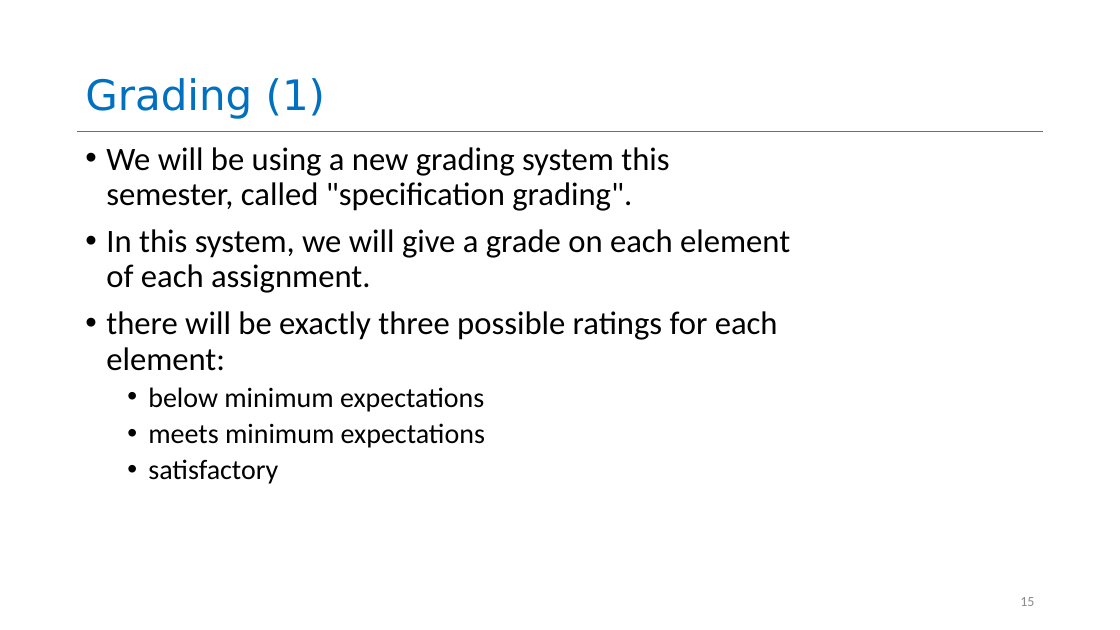
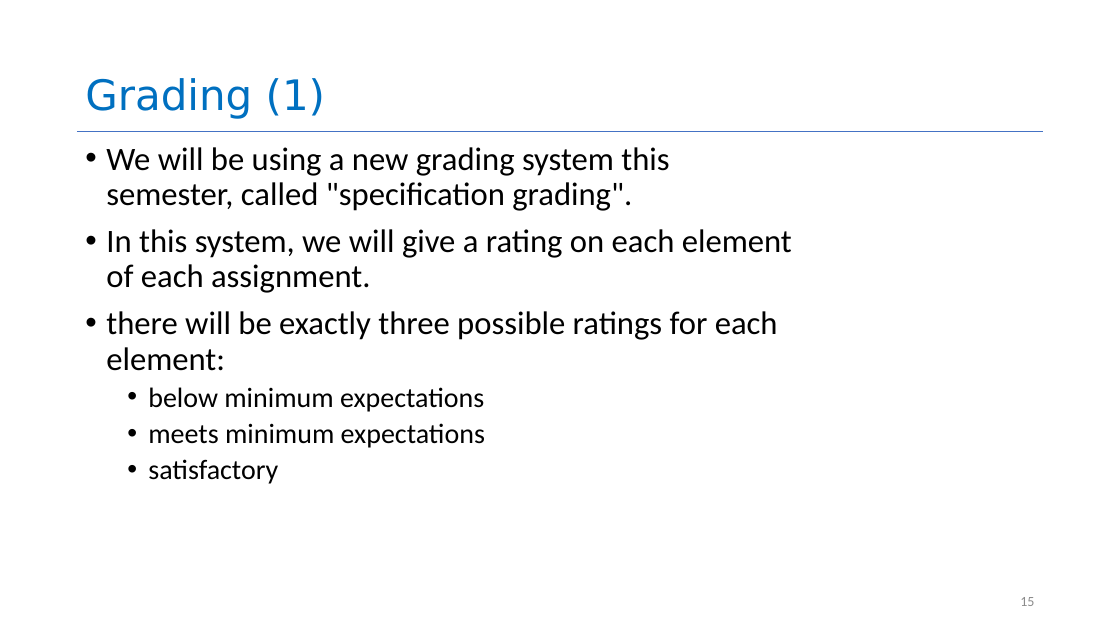
Before and after one commit to neu-se/CS4530-CS5500-Spring-2021, a slide deck: slide 15 of Slides/Lesson 1.1 Course Introduction.pptx. Drawn at 1120x630 pixels with LibreOffice and Linux fonts; fonts in the diff are those of the drawing. Boxes give left, top, right and bottom in pixels: in the first picture for what was removed or moved away, otherwise in the second. Text is boxed around its words. In the diff, an @@ line names an element or a change of style, - is before the commit and + after.

Commit message:
fixed two typos in L1.1

```diff
--- a/Slides/Lesson 1.1 Course Introduction.pptx
+++ b/Slides/Lesson 1.1 Course Introduction.pptx
@@ text at (106, 229, 792, 293): text changed @@
-• In this system, we will give a grade on each element of each assignment.
+• In this system, we will give a rating on each element of each assignment.
```
Also in this commit, not shown: 8 other slides changed, 1 slide added.
